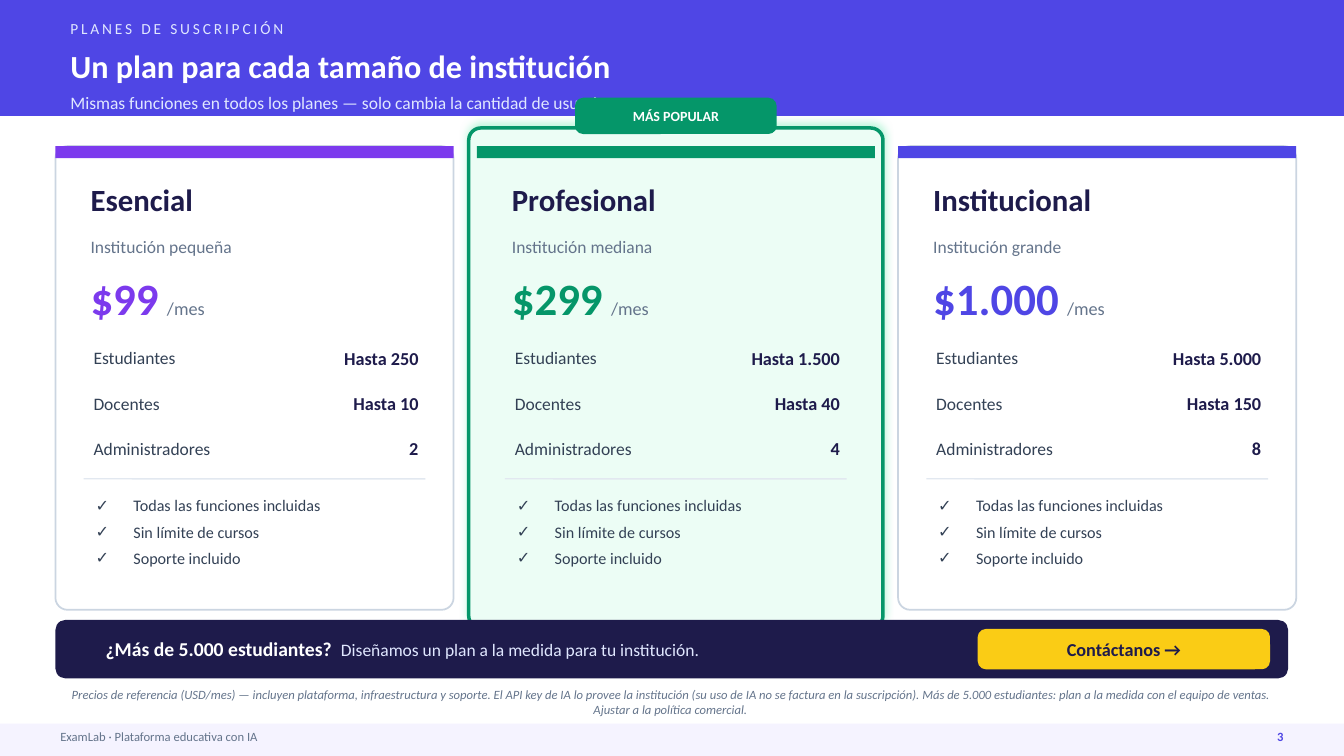
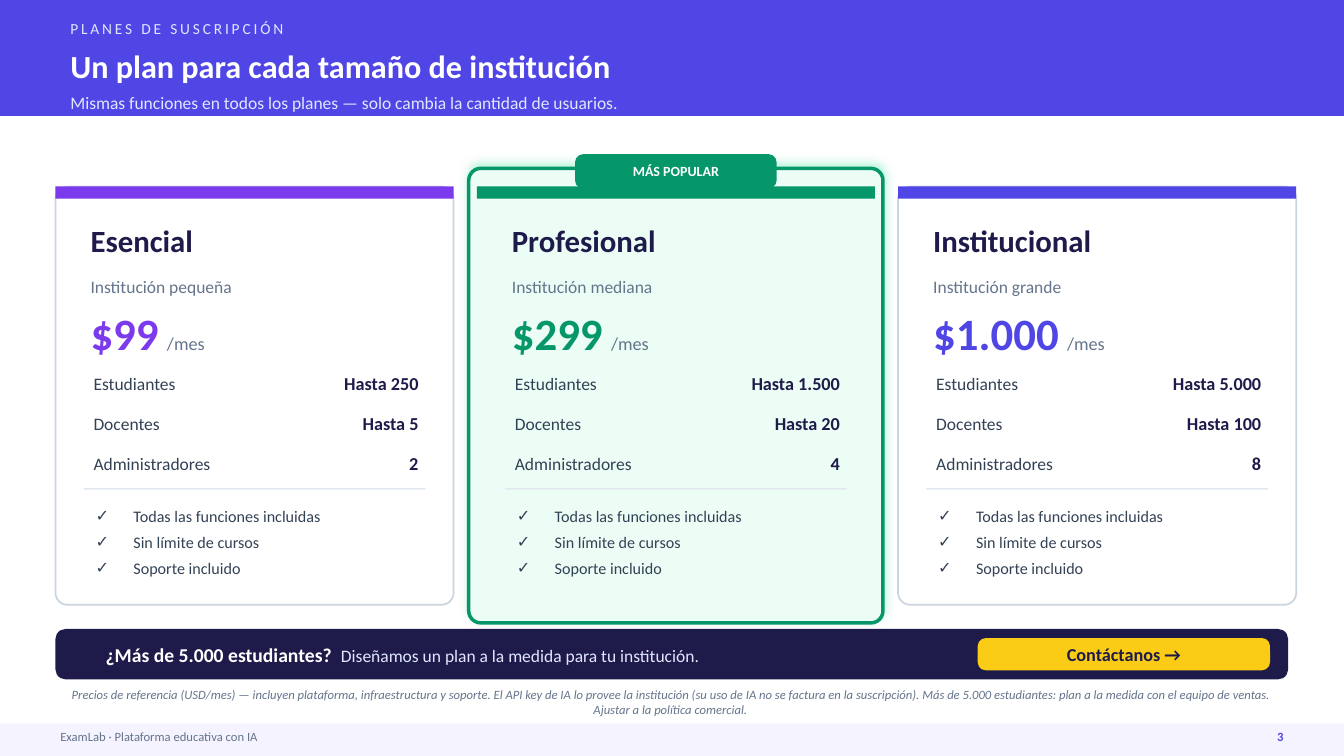
Before and after one commit to AndresDFX/examlab, a slide deck: slide 4 of docs/demos/presentacion/ExamLab-Presentacion-Comercial.pptx. Drawn at 1344x756 pixels with LibreOffice and Linux fonts; fonts in the diff are those of the drawing. Boxes give left, top, right and bottom in pixels: in the first picture for what was removed or moved away, otherwise in the second. Text is boxed around its words. In the diff, an @@ line names an element or a change of style, - is before the commit and + after.

```diff
--- a/docs/demos/presentacion/ExamLab-Presentacion-Comercial.pptx
+++ b/docs/demos/presentacion/ExamLab-Presentacion-Comercial.pptx
@@ rounded rectangle: place and size @@
-rounded rectangle at bbox=[469, 128, 883, 628]
+rounded rectangle at bbox=[469, 168, 883, 623]
@@ rounded rectangle "MÁS POPULAR": place and size @@
-rounded rectangle "MÁS POPULAR" at bbox=[576, 98, 777, 134]
+rounded rectangle "MÁS POPULAR" at bbox=[576, 154, 777, 189]
@@ rounded rectangle: place and size @@
-rounded rectangle at bbox=[55, 146, 454, 610]
+rounded rectangle at bbox=[55, 187, 454, 605]
@@ 6 texts, 3 rectangles: place and size @@
-6 texts, 3 rectangles at bbox=[55, 146, 1297, 256]
+6 texts, 3 rectangles at bbox=[55, 187, 1297, 296]
@@ rounded rectangle: place and size @@
-rounded rectangle at bbox=[898, 146, 1297, 610]
+rounded rectangle at bbox=[898, 187, 1297, 605]
@@ text "$99 /mes": place and size @@
-text "$99 /mes" at bbox=[91, 285, 205, 320]
+text "$99 /mes" at bbox=[91, 320, 205, 355]
@@ text "$299 /mes": place and size @@
-text "$299 /mes" at bbox=[512, 285, 649, 320]
+text "$299 /mes" at bbox=[512, 320, 649, 355]
@@ text "$1.000 /mes": place and size @@
-text "$1.000 /mes" at bbox=[933, 285, 1105, 320]
+text "$1.000 /mes" at bbox=[933, 320, 1105, 355]
@@ 6 texts: place and size @@
-6 texts at bbox=[94, 352, 1262, 365]
+6 texts at bbox=[94, 378, 1262, 390]
@@ text at bbox=[363, 418, 418, 430]: text changed @@
-Hasta 10
+Hasta 5
@@ text at bbox=[775, 418, 839, 430]: text changed @@
-Hasta 40
+Hasta 20
@@ 3 texts: place and size @@
-3 texts at bbox=[94, 398, 1002, 410]
+3 texts at bbox=[94, 418, 1002, 430]
@@ text at bbox=[1187, 418, 1262, 430]: text changed @@
-Hasta 150
+Hasta 100
@@ 6 texts: place and size @@
-6 texts at bbox=[94, 442, 1261, 455]
+6 texts at bbox=[94, 457, 1261, 470]
@@ text "Todas las funciones incluidas": place and size @@
-text "Todas las funciones incluidas" at bbox=[133, 500, 320, 567]
+text "Todas las funciones incluidas" at bbox=[133, 511, 320, 577]
@@ text "Todas las funciones incluidas": place and size @@
-text "Todas las funciones incluidas" at bbox=[555, 500, 741, 567]
+text "Todas las funciones incluidas" at bbox=[555, 511, 741, 577]
@@ 3 lines: place and size @@
-3 lines at bbox=[84, 479, 1268, 479]
+3 lines at bbox=[84, 489, 1268, 489]
@@ text "Todas las funciones incluidas": place and size @@
-text "Todas las funciones incluidas" at bbox=[976, 500, 1163, 567]
+text "Todas las funciones incluidas" at bbox=[976, 511, 1163, 577]
@@ proportions changed in 3 elements at bbox=[978, 638, 1270, 670], bbox=[576, 154, 777, 189], bbox=[55, 629, 1289, 680] @@
@@ rounded rectangle: place and size @@
-rounded rectangle at bbox=[55, 620, 1289, 679]
+rounded rectangle at bbox=[55, 629, 1289, 680]
@@ text "¿Más de 5.000 estudiantes? Diseñamos ...": place and size @@
-text "¿Más de 5.000 estudiantes? Diseñamos ..." at bbox=[106, 642, 699, 660]
+text "¿Más de 5.000 estudiantes? Diseñamos ..." at bbox=[106, 648, 699, 666]
@@ rounded rectangle "Contáctanos →": place and size @@
-rounded rectangle "Contáctanos →" at bbox=[978, 629, 1270, 669]
+rounded rectangle "Contáctanos →" at bbox=[978, 638, 1270, 670]
```
Also in this commit, not shown: 1 other file.
